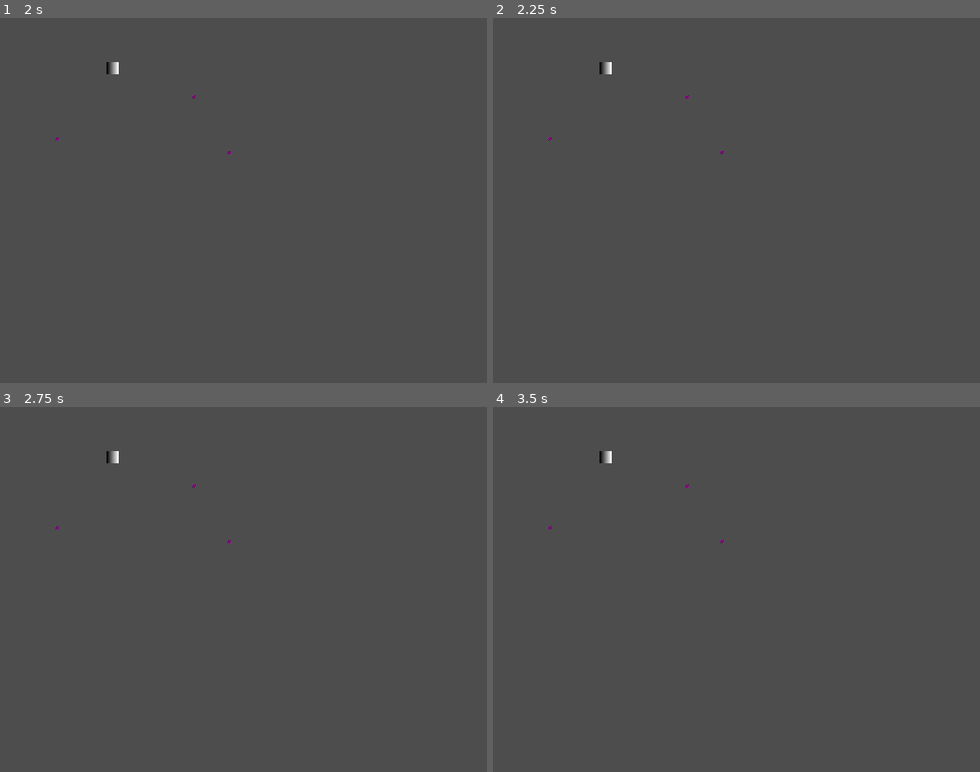
Above: before the commit, frames 1-4 (two rows, left to right).
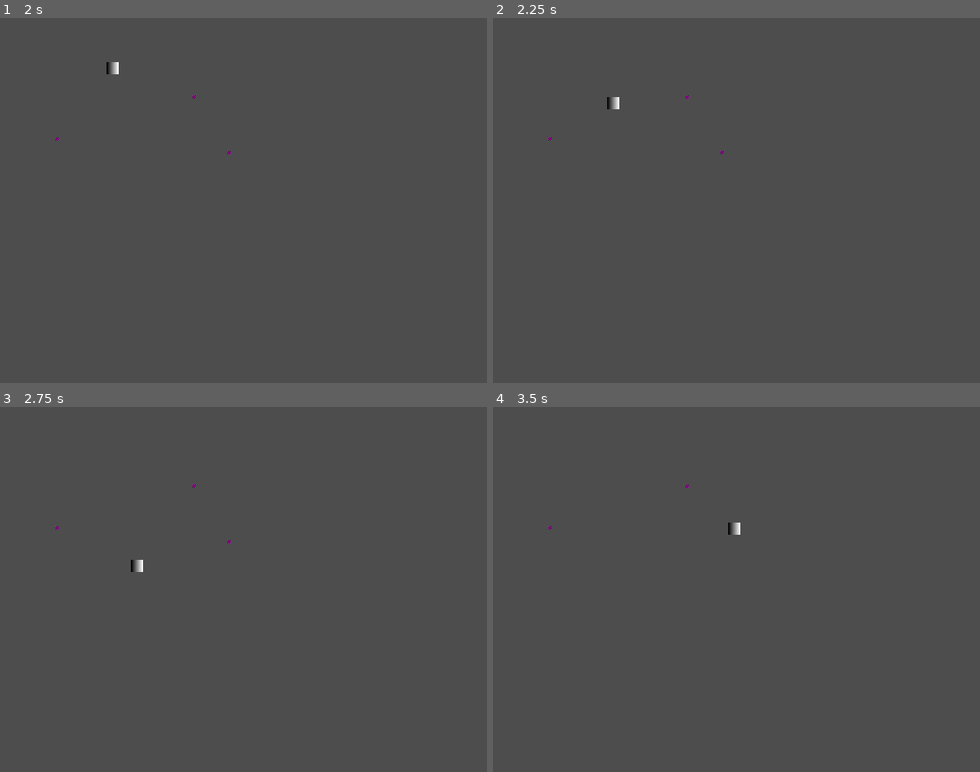
Above: after the commit, the same moments.

Repository: Cyberiada2025-2026/Lem-Jam
Game: Godot game, scene res://ui/main_menu/main_menu.tscn
Same seed, same stepped clock (60 frames per second), same inputs: the game is played once before the commit and once after it.
Inputs (mouse positions are in pixels of both pictures, inside the frame that each line leads up to):
- Up to frame 1 (2 s): click "Play" at 0.5 s; tap Enter at 1.25 s; move the mouse to (112, 69) at 1.27 s; press the mouse at (112, 69) at 1.28 s
- Up to frame 2 (2.25 s): tap Space at 2 s; move the mouse to (639, 218) at 2.02 s; release the mouse at (639, 218) at 2.03 s; click (639, 218) at 2.1 s
- Up to frame 3 (2.75 s): no input
- Up to frame 4 (3.5 s): move the mouse to (785, 509) at 2.77 s; press the mouse at (785, 509) at 2.78 s

Frame 1 is identical in both runs. In frame 2, 0.1% of the frame differs, in the area x 21-26%, y 12-25%; in frame 3, 0.1%; in frame 4, 0.2%, in the area x 21-51%, y 12-38%.

Commit message:
fix mouse with pause screen

Diff:
--- a/scenes/main/main.tscn
+++ b/scenes/main/main.tscn
@@ -1,13 +1,11 @@
-[gd_scene format=3 uid="uid://cltepgmfe84m0"]
+[gd_scene format=3 uid="uid://dxxe5d14gjlvc"]
 
 [ext_resource type="PackedScene" uid="uid://coulty6lytj5" path="res://ui/pause_screen/pause_screen.tscn" id="1_hyk8p"]
-[ext_resource type="PackedScene" uid="uid://dffkfxwxq8cov" path="res://shared/player/player.tscn" id="2_iuonh"]
+[ext_resource type="PackedScene" path="res://shared/player/player.tscn" id="2_iuonh"]
 [ext_resource type="PackedScene" uid="uid://botb3p1egyn5v" path="res://shared/consumables/consumable_test.tscn" id="3_k2fmo"]
 [ext_resource type="PackedScene" uid="uid://bi726fpbqmjqq" path="res://shared/consumables/artifact.tscn" id="3_l3cfh"]
 
 [node name="Main" type="Node2D" unique_id=1586237799]
-
-[node name="PauseScreen" parent="." unique_id=870774568 instance=ExtResource("1_hyk8p")]
 
 [node name="Player" parent="." unique_id=1228326605 instance=ExtResource("2_iuonh")]
 position = Vector2(148, 66)
@@ -20,3 +18,6 @@
 
 [node name="ConsumableTest" parent="." unique_id=1172664578 instance=ExtResource("3_k2fmo")]
 position = Vector2(75, 159)
+
+[node name="PauseScreen" parent="." unique_id=870774568 instance=ExtResource("1_hyk8p")]
+mouse_filter = 1
--- a/ui/pause_screen/pause_screen.gd
+++ b/ui/pause_screen/pause_screen.gd
@@ -1,13 +1,17 @@
 extends Node
 
 var game_pause = false
+var mouse_position:Vector2
 
 func pause_game():
+	mouse_position = get_viewport().get_mouse_position()
+	get_viewport().warp_mouse(Vector2(320,240))
 	game_pause = true
 	get_child(0).visible = true
 	get_tree().paused = true
 
 func unpause_game():
+	get_viewport().warp_mouse(mouse_position)
 	game_pause = false
 	get_child(0).visible = false
 	get_tree().paused = false
